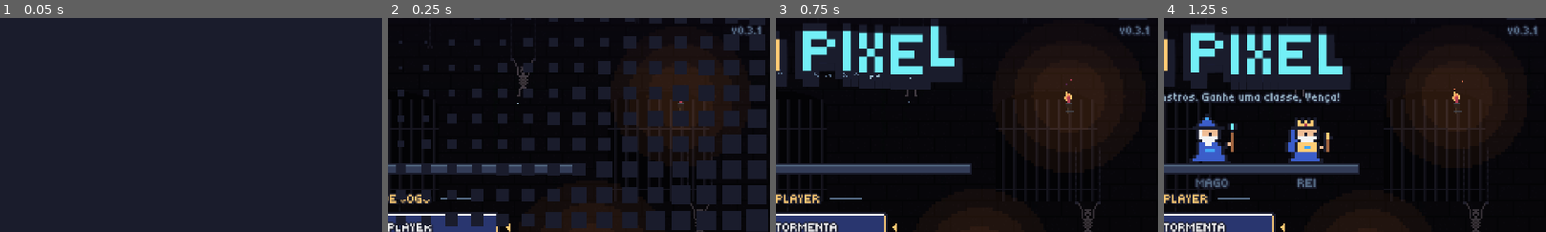
Above: before the commit, frames 1-4 (left to right).
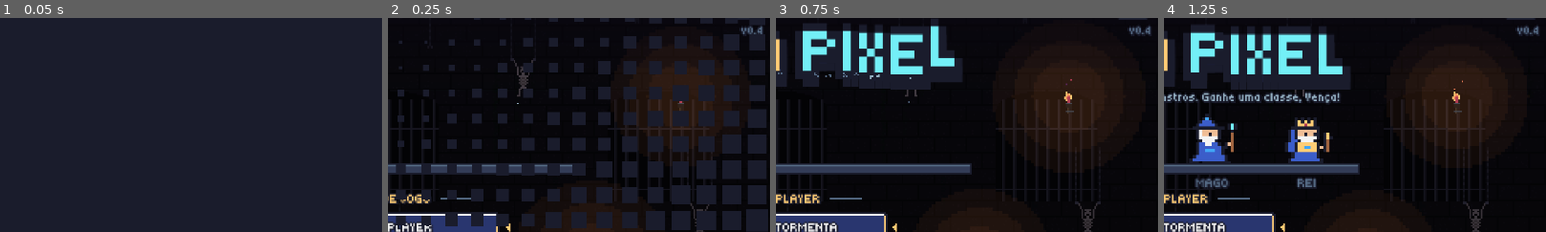
Above: after the commit, the same moments.

Repository: pabllogomez/arena-pixel
Game: Godot game, scene res://scenes/main.tscn
The game is run twice, just before and just after one commit, with the same random seed, the same clock (stepped at 60 frames per second) and the same inputs.
Inputs (mouse positions are % of the whole screen's width and height, from its top left):
- Up to frame 1 (0.05 s): no input
- Up to frame 2 (0.25 s): no input
- Up to frame 3 (0.75 s): tap Enter at 0.5 s; drag from (50, 50) to (60, 28) at 0.52 s
- Up to frame 4 (1.25 s): no input
The pictures show only the part of the screen within x 50-100%, y 9-59%; the shares and areas given below are measured in that part.

Frame 1 is identical in both runs. In frame 2, 0.2% of the frame differs, in the area x 90-99%, y 3-9%; in frame 3, 0.2%; in frame 4, 0.2%.

Commit message:
Versão 0.4 e novidades
Co-Authored-By: Claude Opus 5.5 <noreply@anthropic.com>
Claude-Session: https://claude.ai/code/session_01VZZvi9gFkKcQavBmVKnN35

Diff:
--- a/project.godot
+++ b/project.godot
@@ -5,7 +5,7 @@
 [application]
 
 config/name="Arena Pixel"
-config/version="0.3.1"
+config/version="0.4"
 config/description="Combate 1x1 local em plataformas, pixel art, feito para rodar no navegador."
 run/main_scene="res://scenes/main.tscn"
 config/features=PackedStringArray("4.5", "GL Compatibility")
Not shown, changed: NOVIDADES.md
